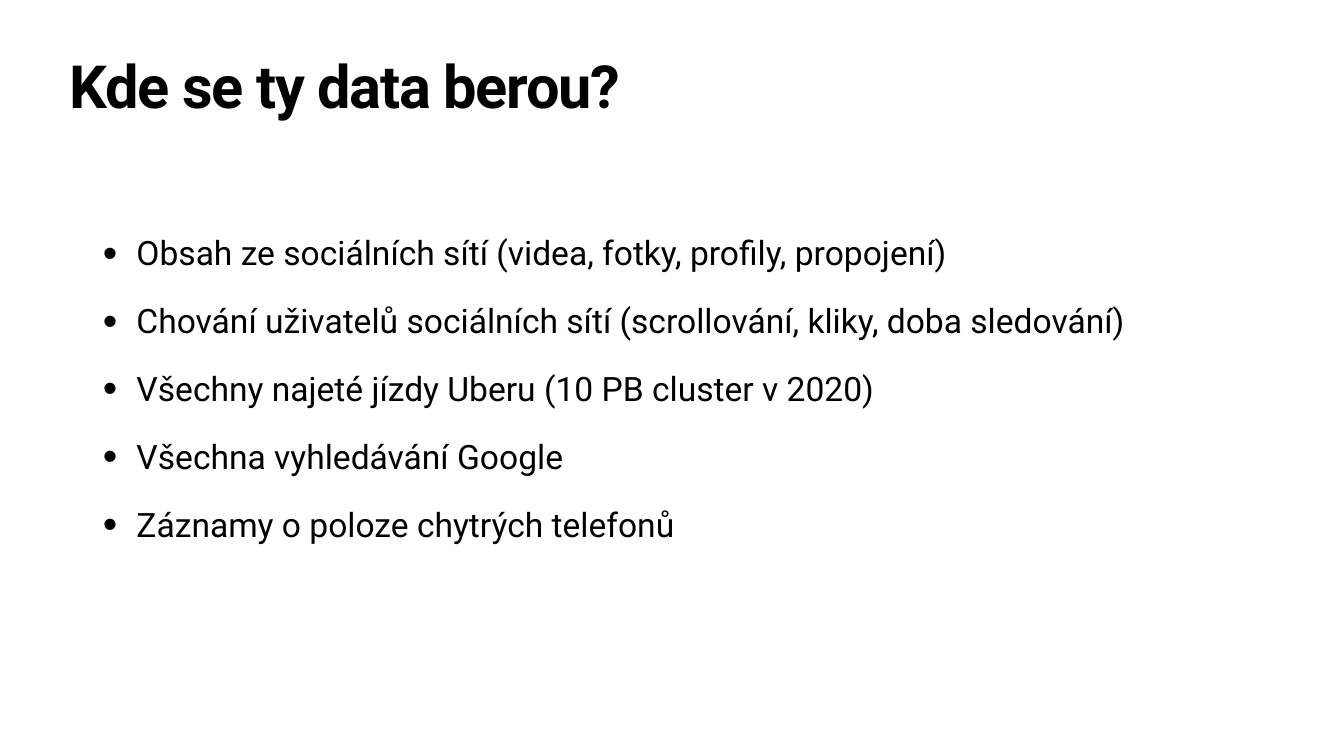
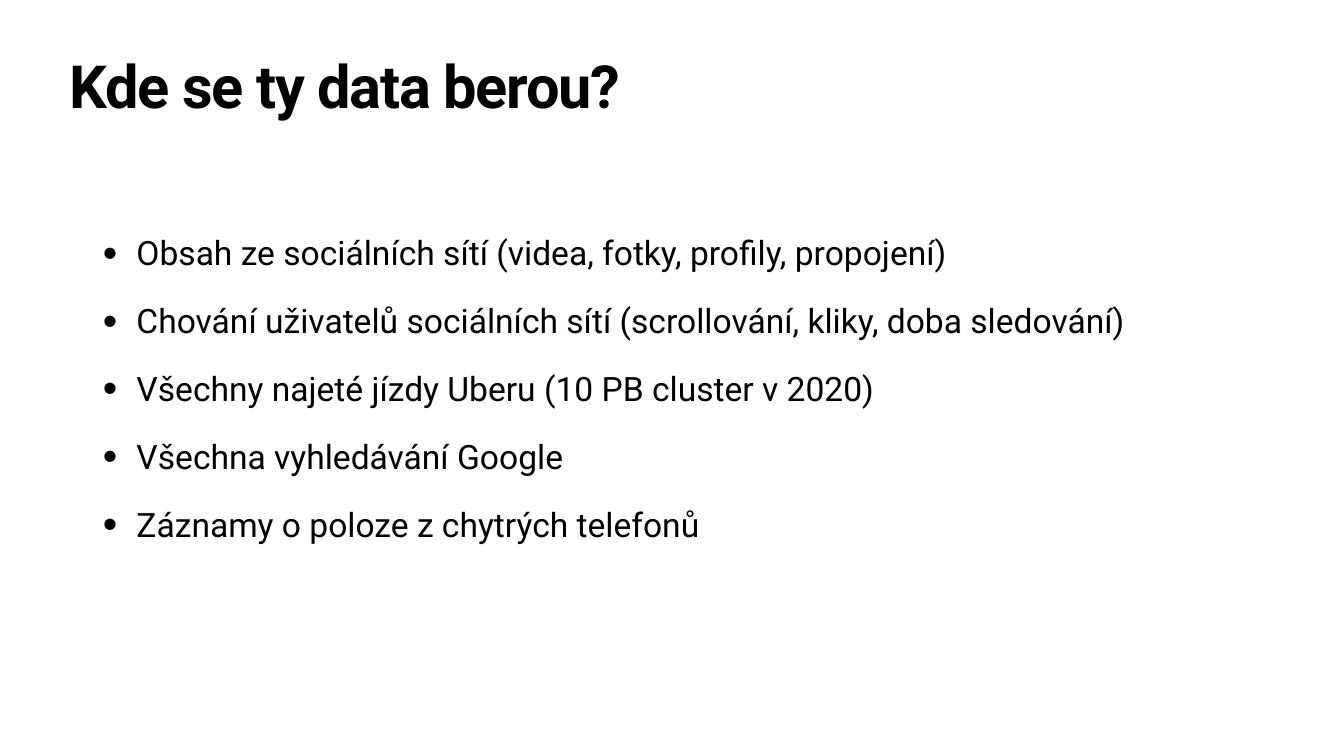
Before and after one commit to hamacekh/Lipnice, a slide deck: slide 9 of 2024/big-data/BigData.pptx (slide 8 before the commit). Drawn at 1344x756 pixels with LibreOffice and Linux fonts; fonts in the diff are those of the drawing. Boxes give left, top, right and bottom in pixels: in the first picture for what was removed or moved away, otherwise in the second. Text is boxed around its words. In the diff, an @@ line names an element or a change of style, - is before the commit and + after.

```diff
--- a/2024/big-data/BigData.pptx
+++ b/2024/big-data/BigData.pptx
@@ text at <box>136,510,700,544</box>: text changed @@
-  • Záznamy o poloze chytrých telefonů
+  • Záznamy o poloze z chytrých telefonů
```
Also in this commit, not shown: 5 other slides changed, 9 slides added, 1 slide removed, 2 other files.
